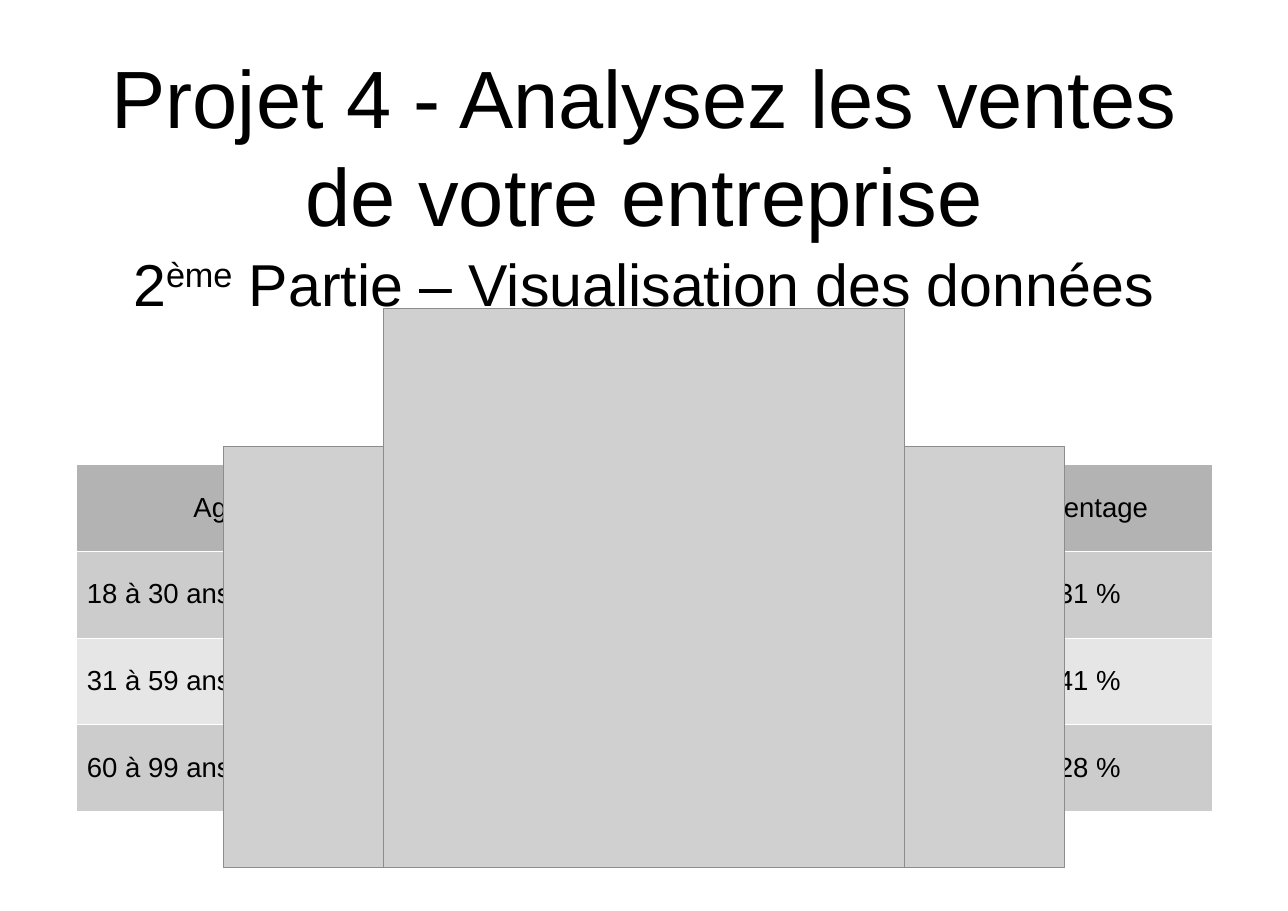
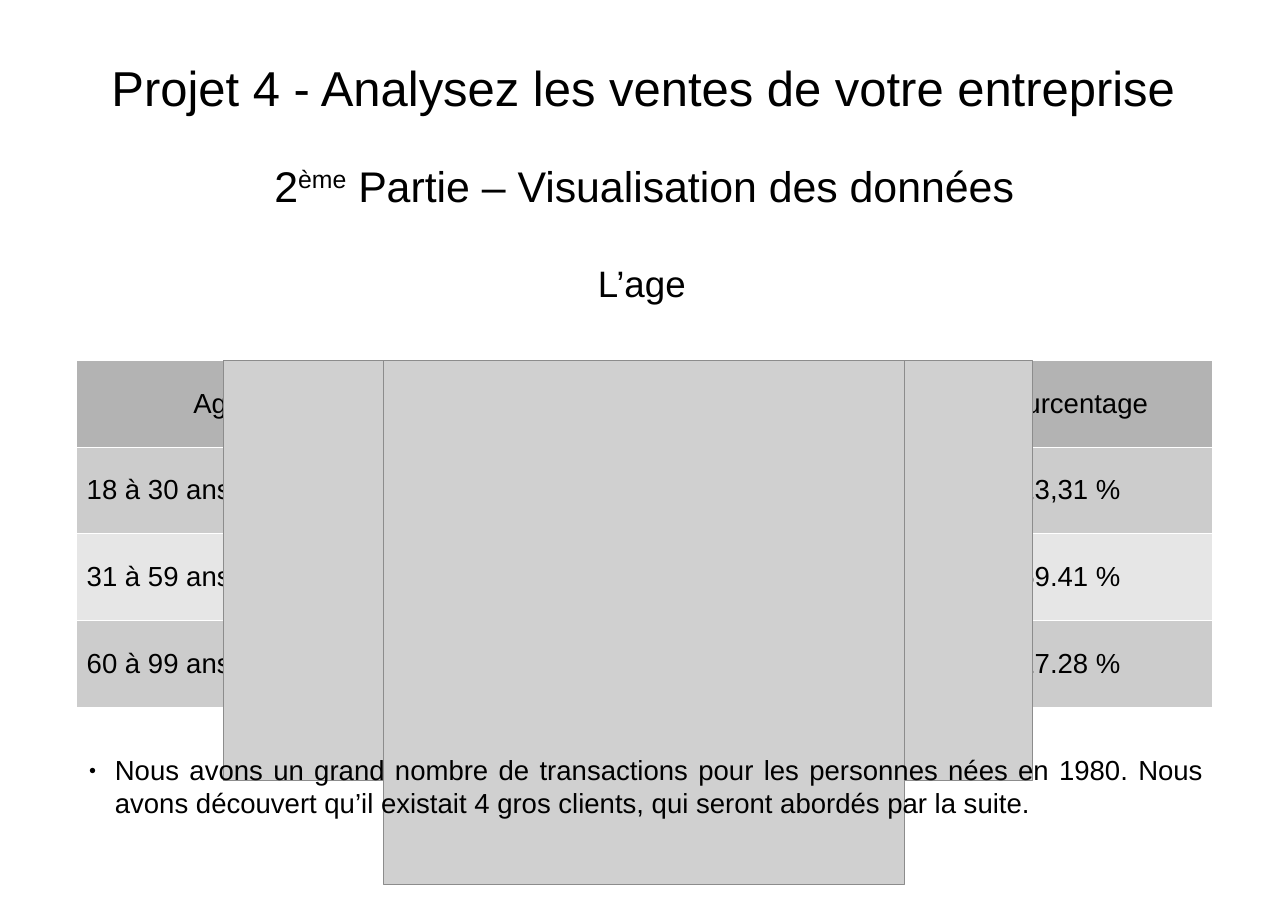
Before and after one commit to FranckDELRUE/OCR-Project-4-DAn, a slide deck: slide 5 of P4_Presentation.odp. Drawn at 1288x911 pixels with LibreOffice and Linux fonts; fonts in the diff are those of the drawing; grey boxes stand for pictures. Boxes give left, top, right and bottom in pixels: in the first picture for what was removed or moved away, otherwise in the second. Text is boxed around its words. In the diff, an @@ line names an element or a change of style, - is before the commit and + after.

Commit message:
Presentation WIP - 50 %

```diff
--- a/P4_Presentation.odp
+++ b/P4_Presentation.odp
@@ title "Projet 4 - Analysez les ..." at bbox=[111, 70, 1175, 117]: size 53.1 to 32 pt @@
@@ text "2ème Partie – Visualisation des ...": place and size @@
-text "2ème Partie – Visualisation des ..." at bbox=[249, 262, 1154, 317]
+text "2ème Partie – Visualisation des ..." at bbox=[358, 170, 1014, 203]
@@ text "2ème Partie – Visualisation des ..." at bbox=[358, 170, 1014, 203]: size 38.6 to 28 pt @@
@@ text added at bbox=[598, 271, 686, 305], 24 pt, text #000000 @@
+L’age
@@ table: place and size @@
-table at bbox=[76, 464, 1213, 811]
+table at bbox=[76, 360, 1213, 707]
@@ picture: place and size @@
-picture at bbox=[383, 309, 903, 867]
+picture at bbox=[224, 360, 1032, 781]
@@ picture: place and size @@
-picture at bbox=[224, 447, 1065, 868]
+picture at bbox=[383, 360, 903, 885]
@@ text added at bbox=[115, 759, 1202, 819], 18 pt, text #000000 @@
+● Nous avons un grand nombre de transactions pour les personnes nées en 1980. Nous avons découvert qu’il existait 4 gros clients, qui seront abordés par la suite.
```
Also in this commit, not shown: 6 other slides changed, 1 slide added, 1 slide removed, 6 other files.
